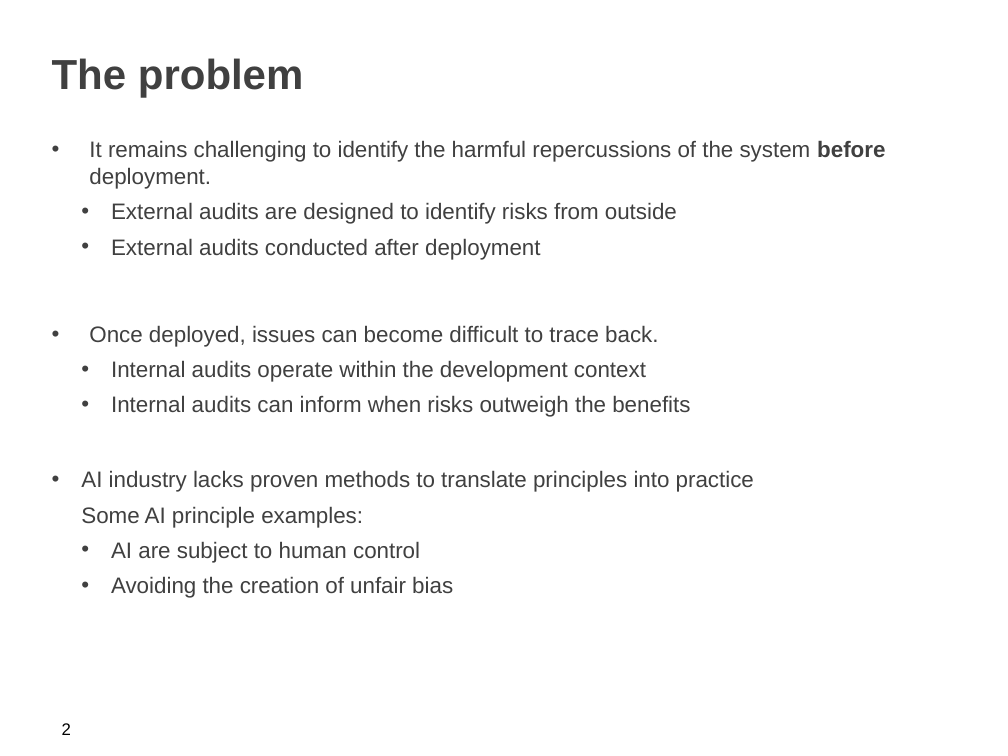
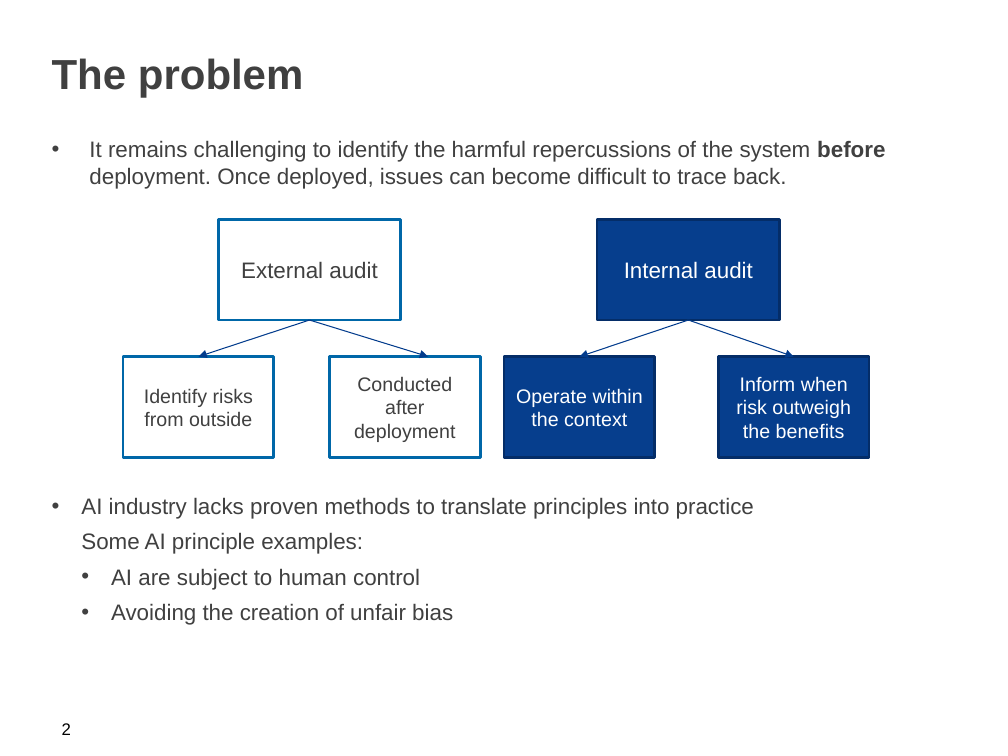
Before and after one commit to iamzifei/research, a slide deck: slide 3 of paper/Closing the AI Accountability Gap.pptx. Drawn at 1008x756 pixels with LibreOffice and Linux fonts; fonts in the diff are those of the drawing; background and template pictures are left out. Boxes give left, top, right and bottom in pixels: in the first picture for what was removed or moved away, otherwise in the second. Text is boxed around its words. In the diff, an @@ line names an element or a change of style, - is before the commit and + after.

Commit message:
update ppt

```diff
--- a/paper/Closing the AI Accountability Gap.pptx
+++ b/paper/Closing the AI Accountability Gap.pptx
@@ text at bbox=[89, 140, 885, 189]: text changed @@
-• It remains challenging to identify the harmful repercussions of the system before deployment.
-    • External audits are designed to identify risks from outside
-    • External audits conducted after deployment
-• Once deployed, issues can become difficult to trace back.
-    • Internal audits operate within the development context
-    • Internal audits can inform when risks outweigh the benefits
+• It remains challenging to identify the harmful repercussions of the system before deployment. Once deployed, issues can become difficult to trace back.
@@ rectangle added at bbox=[219, 220, 401, 321], fill #FFFFFF, outline #0067A8 2 pt, 16 pt, text #404040 @@
+External audit
@@ rectangle added at bbox=[597, 220, 779, 321], fill #063E8D, outline #042E68 2 pt, 16 pt, text #FFFFFF @@
+Internal audit
@@ arrow added from (309, 321) to (199, 357), #033C8D 0.75 pt @@
@@ arrow added from (309, 321) to (428, 357), #033C8D 0.75 pt @@
@@ arrow added from (688, 321) to (580, 357), #033C8D 0.75 pt @@
@@ arrow added from (688, 321) to (793, 357), #033C8D 0.75 pt @@
@@ rectangle added at bbox=[123, 357, 274, 458], fill #FFFFFF, outline #0067A8 2 pt, 14 pt, text #404040 @@
+Identify risks from outside
@@ rectangle added at bbox=[330, 357, 481, 458], fill #FFFFFF, outline #0067A8 2 pt, 14 pt, text #404040 @@
+Conducted after deployment
@@ rectangle added at bbox=[504, 357, 655, 458], fill #063E8D, outline #042E68 2 pt, 14 pt, text #FFFFFF @@
+Operate within the context
@@ rectangle added at bbox=[719, 357, 870, 458], fill #063E8D, outline #042E68 2 pt, 14 pt, text #FFFFFF @@
+Inform when risk outweigh the benefits
```
Also in this commit, not shown: 4 other slides changed, 5 slides added.
